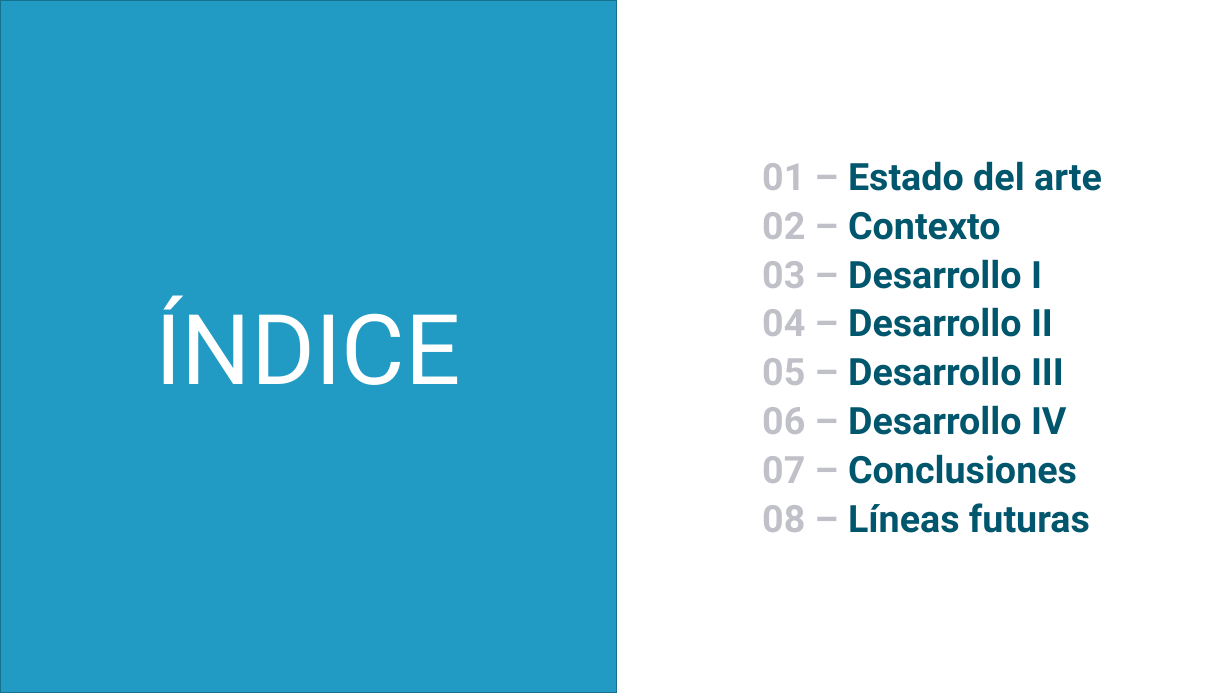
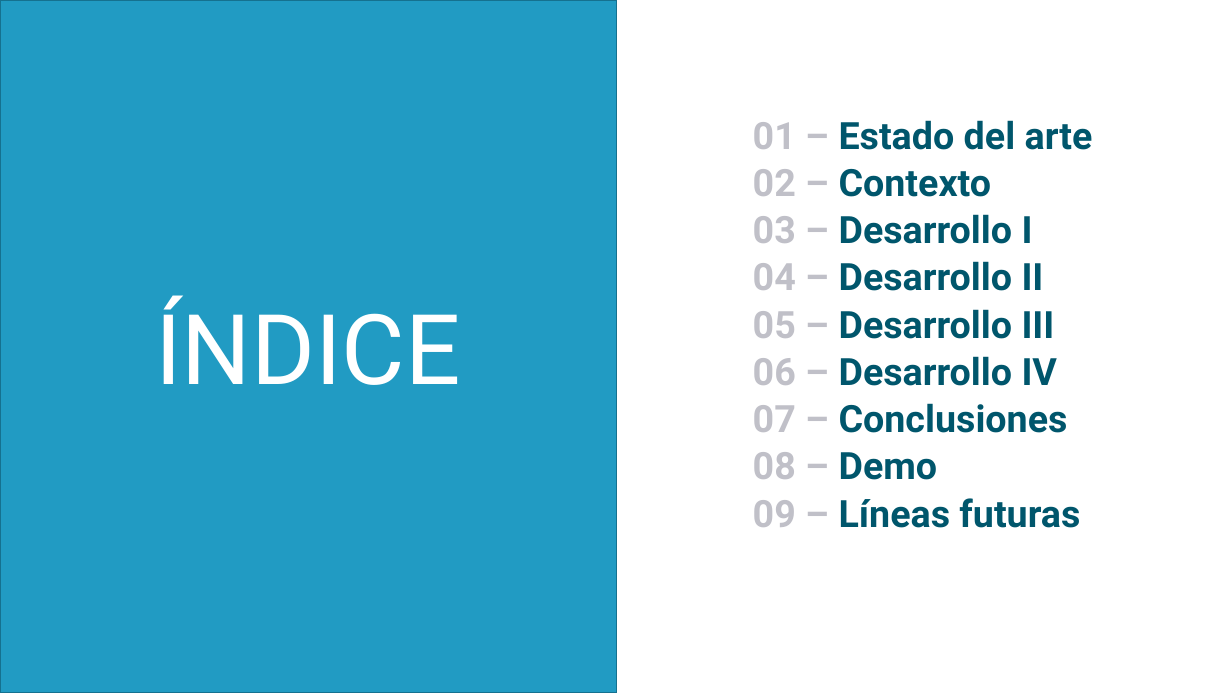
Before and after one commit to rgb2021/TFG, a slide deck: slide 2 of docs/presentacion.ppt. Drawn at 1232x693 pixels with LibreOffice and Linux fonts; fonts in the diff are those of the drawing; background and template pictures are left out. Boxes give left, top, right and bottom in pixels: in the first picture for what was removed or moved away, otherwise in the second. Text is boxed around its words. In the diff, an @@ line names an element or a change of style, - is before the commit and + after.

Commit message:
actualizando presentación con video de la demo

```diff
--- a/docs/presentacion.ppt
+++ b/docs/presentacion.ppt
@@ text "01 – Estado del arte": place and size @@
-text "01 – Estado del arte" at (762,161,1102,191)
+text "01 – Estado del arte" at (753,120,1093,150)
@@ text "02 – Contexto": place and size @@
-text "02 – Contexto" at (762,212,1001,240)
+text "02 – Contexto" at (753,169,992,197)
@@ 3 texts: place and size @@
-3 texts at (762,259,1064,386)
+3 texts at (753,214,1055,339)
@@ text "06 – Desarrollo IV": place and size @@
-text "06 – Desarrollo IV" at (762,405,1067,435)
+text "06 – Desarrollo IV" at (753,356,1058,386)
@@ text "07 – Conclusiones": place and size @@
-text "07 – Conclusiones" at (762,454,1077,484)
+text "07 – Conclusiones" at (753,403,1068,433)
@@ text added at (753,452,938,480), 44 pt, text #00566C, bold @@
+08 – Demo
@@ text at (753,498,1080,528): text changed @@
-08 – Líneas futuras
+09 – Líneas futuras
```
Also in this commit, not shown: 1 slide added, 2 other files.
